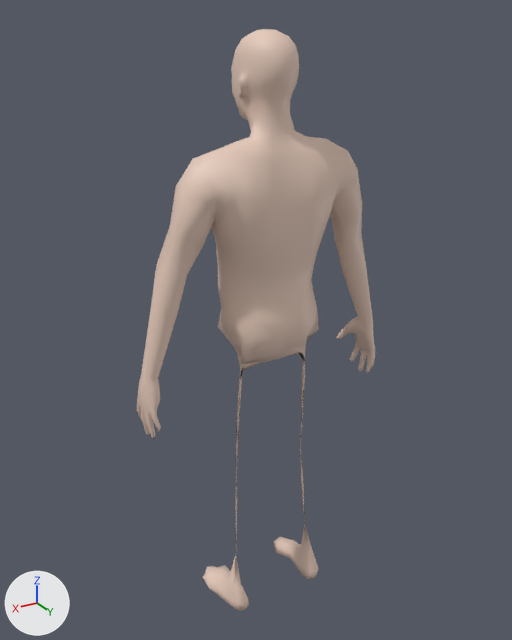
Two versions of the glTF model public/models/doll/body-m-lo.glb, one commit apart.
One viewpoint serves both versions: a camera (50 mm lens) standing at (1.018, 1.598, 1.812) and looking at (0.007, -0.087, 0.97). Arrows for +X, +Y and +Z are at lower left; the lights stay in place. The first picture is the older version. Both versions are drawn at full value of the shape key 'tuck_white-tee' of 'Lod_body'; the numbers are the values there. Vertices at exactly the same position are counted once.

Objects in the first picture: 'Lod_body'.
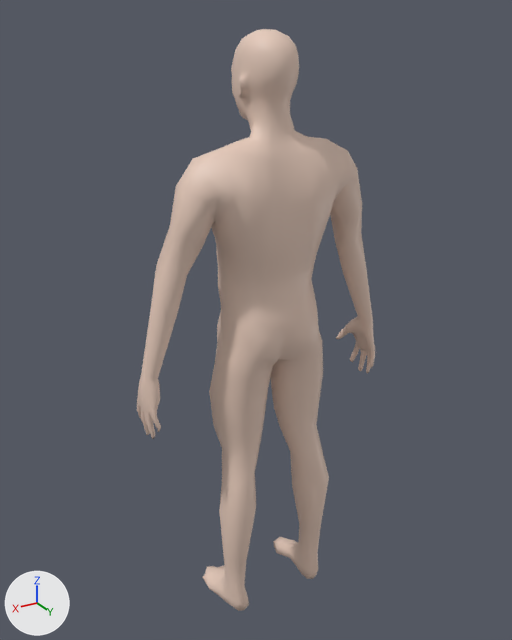
Pixel boxes (x1, y1, x2, y2) of what changed, in the pictures (512 x 640 px; the box of a moved part takes in the faces that stretch with it):
part 1 of me_lod_body, moved or reshaped: before (218, 285, 319, 605); after (209, 285, 329, 605)

Patch to the scene script:
```diff
--- a/public/models/doll/body-m-lo.glb.py
+++ b/public/models/doll/body-m-lo.glb.py
@@ me_lod_body @@
 # used by ob_lod_body; location = (0.0, 0.0, 0.0)
-me_lod_body.from_pydata(...)  # 1591 vertices, 3140 faces; spans x -0.41..0.41, y -0.18..0.1, z 0.0..1.78
+me_lod_body.from_pydata(...)  # 1591 vertices, 3140 faces; spans x -0.41..0.41, y -0.18..0.09, z 0.0..1.78
+# me_lod_body part 1: 154 of 1591 vertices moved; they spanned x -0.16..0.16, y -0.03..0.1, z 0.09..1.06 and now span x -0.2..0.2, y -0.11..0.09, z 0.1..1.06; mean shift (0.0, 0.0, 0.0); largest move (0.11, 0.0, 0.79) -> (0.13, -0.11, 0.8)
 me_lod_body.materials.append(mat_skin)
```
